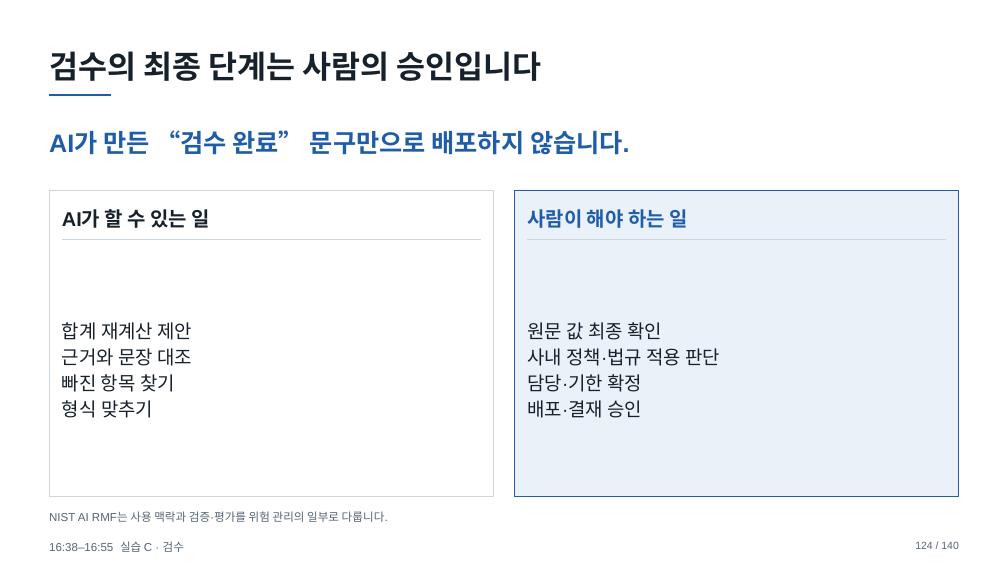
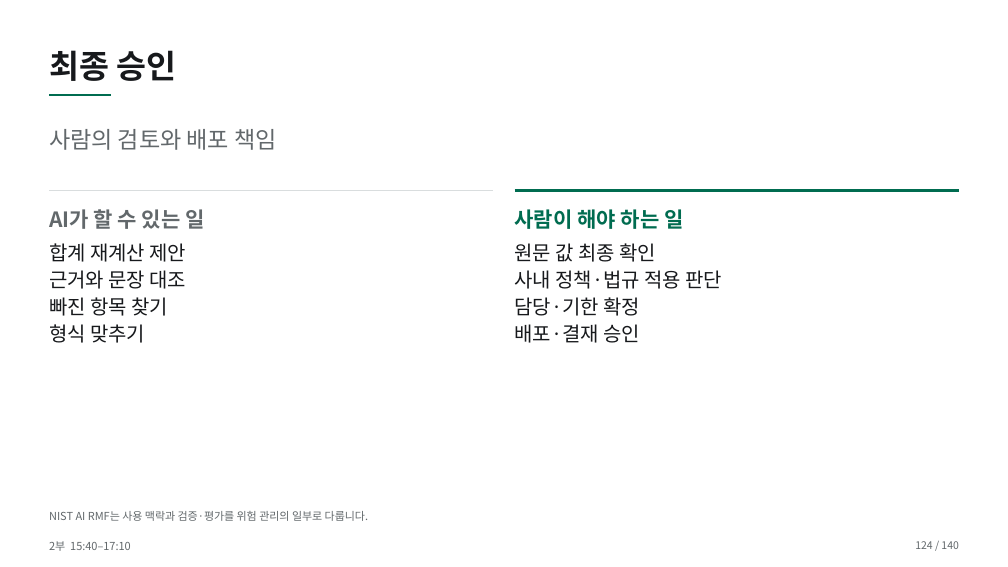
Before and after one commit to smilesjcha/how-to-work-better, a slide deck: slide 124 of lectures/20261007-daeryzen-ai-office/output/daeryzen-ai-office-20261007.pptx. Drawn at 1008x567 pixels with LibreOffice and Linux fonts; fonts in the diff are those of the drawing. Boxes give left, top, right and bottom in pixels: in the first picture for what was removed or moved away, otherwise in the second. Text is boxed around its words. In the diff, an @@ line names an element or a change of style, - is before the commit and + after.

```diff
--- a/lectures/20261007-daeryzen-ai-office/output/daeryzen-ai-office-20261007.pptx
+++ b/lectures/20261007-daeryzen-ai-office/output/daeryzen-ai-office-20261007.pptx
@@ text at (49, 50, 176, 81): text changed; size 30 to 31 pt; font Arial to Noto Sans CJK KR; text colour #17212B to #17191C @@
-검수의 최종 단계는 사람의 승인입니다
+최종 승인
@@ line (49, 95) - (111, 95): stroke #1F5DA8 2.2 pt to #006C50 2.2 pt @@
@@ text at (49, 129, 276, 150): text changed; size 24 to 22 pt; font Arial to Noto Sans CJK KR; text colour #1F5DA8 to #62686B; bold off @@
-AI가 만든 “검수 완료” 문구만으로 배포하지 않습니다.
+사람의 검토와 배포 책임
@@ text "AI가 할 수 있는 일": place and size @@
-text "AI가 할 수 있는 일" at (62, 209, 210, 228)
+text "AI가 할 수 있는 일" at (49, 209, 204, 229)
@@ text "AI가 할 수 있는 일" at (49, 209, 204, 229): size 19 to 20 pt, font Arial to Noto Sans CJK KR, text colour #17212B to #62686B; line spacing 1.15 to 1.12 @@
@@ line moved from (62, 240) - (481, 240) to (49, 191) - (494, 191) @@
@@ line (49, 191) - (494, 191): stroke #CDD6DE 1 pt to #D9DDDE 1 pt @@
@@ rectangle removed at (49, 191, 494, 497) @@
@@ text "사람이 해야 하는 일": place and size @@
-text "사람이 해야 하는 일" at (527, 209, 687, 228)
+text "사람이 해야 하는 일" at (515, 209, 683, 229)
@@ text "사람이 해야 하는 일" at (515, 209, 683, 229): size 19 to 20 pt, font Arial to Noto Sans CJK KR, text colour #1F5DA8 to #006C50; line spacing 1.15 to 1.12 @@
@@ line moved from (528, 240) - (946, 240) to (515, 191) - (959, 191) @@
@@ line (515, 191) - (959, 191): stroke #CDD6DE 1 pt to #006C50 2.2 pt @@
@@ rectangle removed at (515, 191, 960, 497) @@
@@ text "합계 재계산 제안": place and size @@
-text "합계 재계산 제안" at (62, 322, 192, 418)
+text "합계 재계산 제안" at (49, 243, 187, 343)
@@ text "합계 재계산 제안" at (49, 243, 187, 343): size 18 to 19 pt, font Arial to Noto Sans CJK KR, text colour #17212B to #17191C; line spacing 1.15 to 1.12; vertical alignment middle to top @@
@@ text "원문 값 최종 확인" at (515, 243, 723, 343): size 18 to 19 pt, font Arial to Noto Sans CJK KR, text colour #17212B to #17191C; line spacing 1.15 to 1.12; vertical alignment middle to top @@
@@ text "원문 값 최종 확인": place and size @@
-text "원문 값 최종 확인" at (527, 322, 721, 418)
+text "원문 값 최종 확인" at (515, 243, 723, 343)
@@ text "NIST AI RMF는 사용 맥락과 ..." at (49, 511, 369, 521): size 11 to 10.5 pt, font Arial to Noto Sans CJK KR, text colour #566575 to #62686B; line spacing 1.15 to 1.12 @@
@@ text "124 / 140" at (915, 541, 958, 549): font Arial to Noto Sans CJK KR, text colour #566575 to #62686B; line spacing 1.15 to 1.12 @@
@@ text at (49, 541, 131, 551): text changed; size 11 to 10.5 pt; font Arial to Noto Sans CJK KR; text colour #566575 to #62686B @@
-16:38–16:55 실습 C · 검수
+2부 15:40–17:10
```
Also in this commit, not shown: 138 other slides changed, 1 slide added, 1 slide removed, 21 other files.
